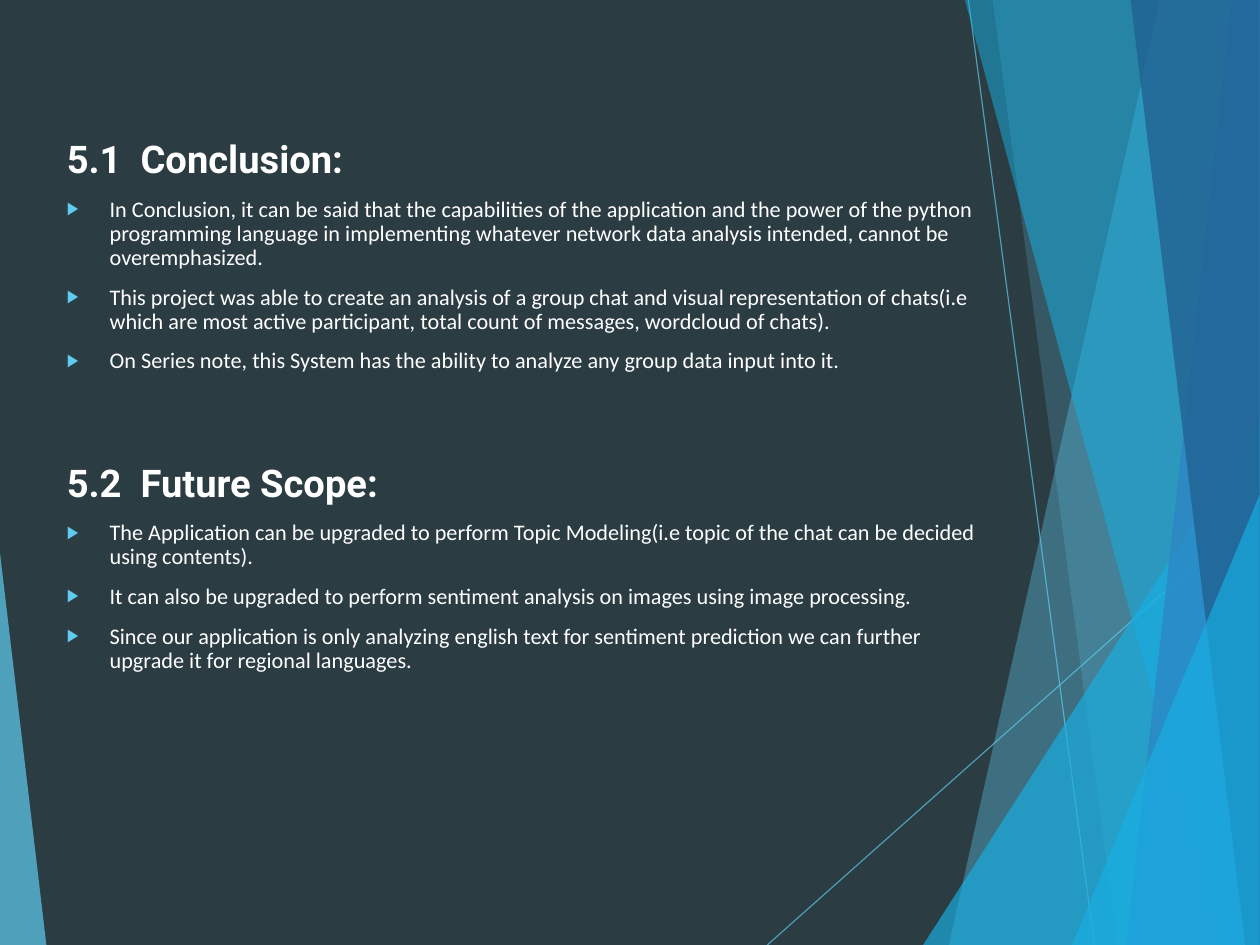
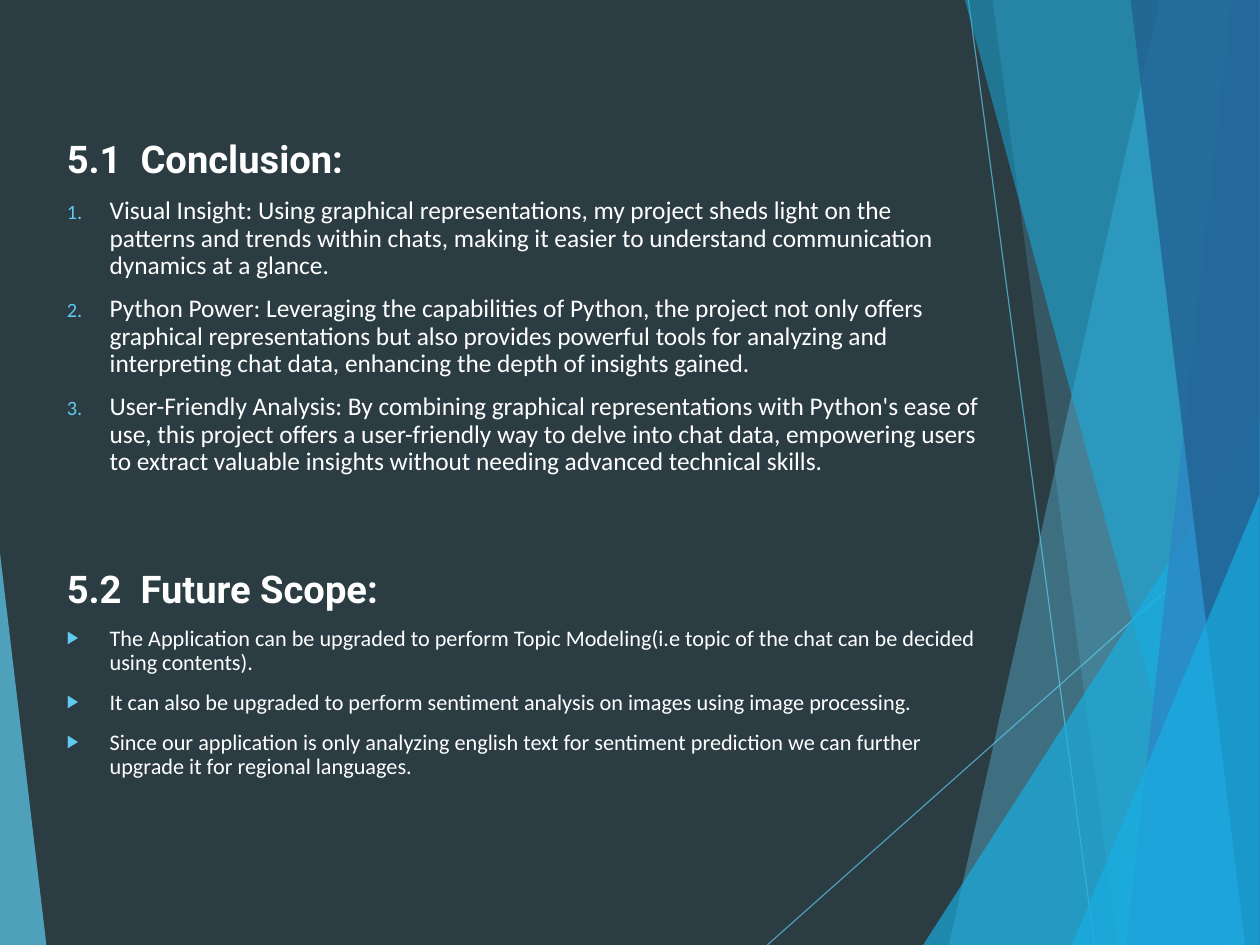
Before and after one commit to Shri2602/Chat_Analysis_DsciLab, a slide deck: slide 24 of ProjectPPT.pptx (slide 23 before the commit). Drawn at 1260x945 pixels with LibreOffice and Linux fonts; fonts in the diff are those of the drawing. Boxes give left, top, right and bottom in pixels: in the first picture for what was removed or moved away, otherwise in the second. Text is boxed around its words. In the diff, an @@ line names an element or a change of style, - is before the commit and + after.

```diff
--- a/ProjectPPT.pptx
+++ b/ProjectPPT.pptx
@@ text at (110, 201, 978, 475): text changed; size 14 to 16 pt @@
-▶ In Conclusion, it can be said that the capabilities of the application and the power of the python programming language in implementing whatever network data analysis intended, cannot be overemphasized.
-▶ This project was able to create an analysis of a group chat and visual representation of chats(i.e which are most active participant, total count of messages, wordcloud of chats).
-▶ On Series note, this System has the ability to analyze any group data input into it.
+1. Visual Insight: Using graphical representations, my project sheds light on the patterns and trends within chats, making it easier to understand communication dynamics at a glance.
+2. Python Power: Leveraging the capabilities of Python, the project not only offers graphical representations but also provides powerful tools for analyzing and interpreting chat data, enhancing the depth of insights gained.
+3. User-Friendly Analysis: By combining graphical representations with Python's ease of use, this project offers a user-friendly way to delve into chat data, empowering users to extract valuable insights without needing advanced technical skills.
```
Also in this commit, not shown: 3 other slides changed, 2 slides added, 1 slide removed, 6 other files.
